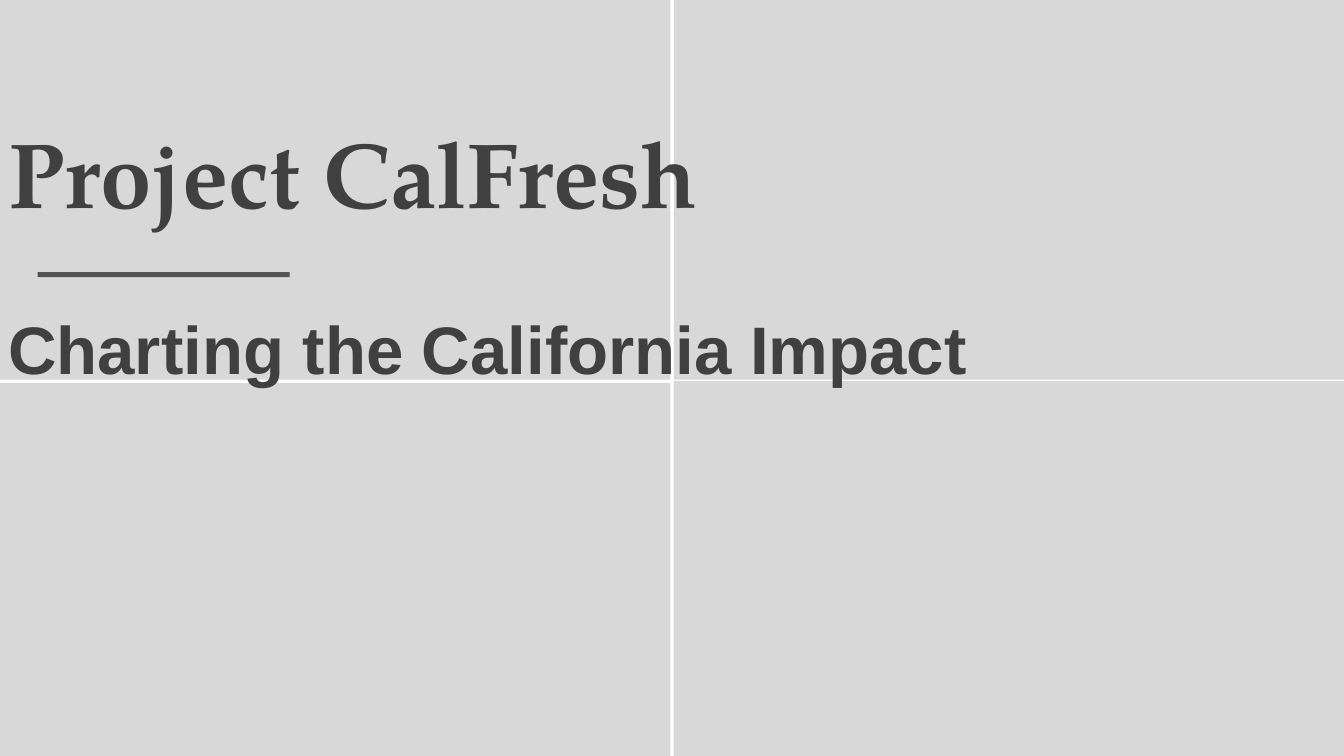
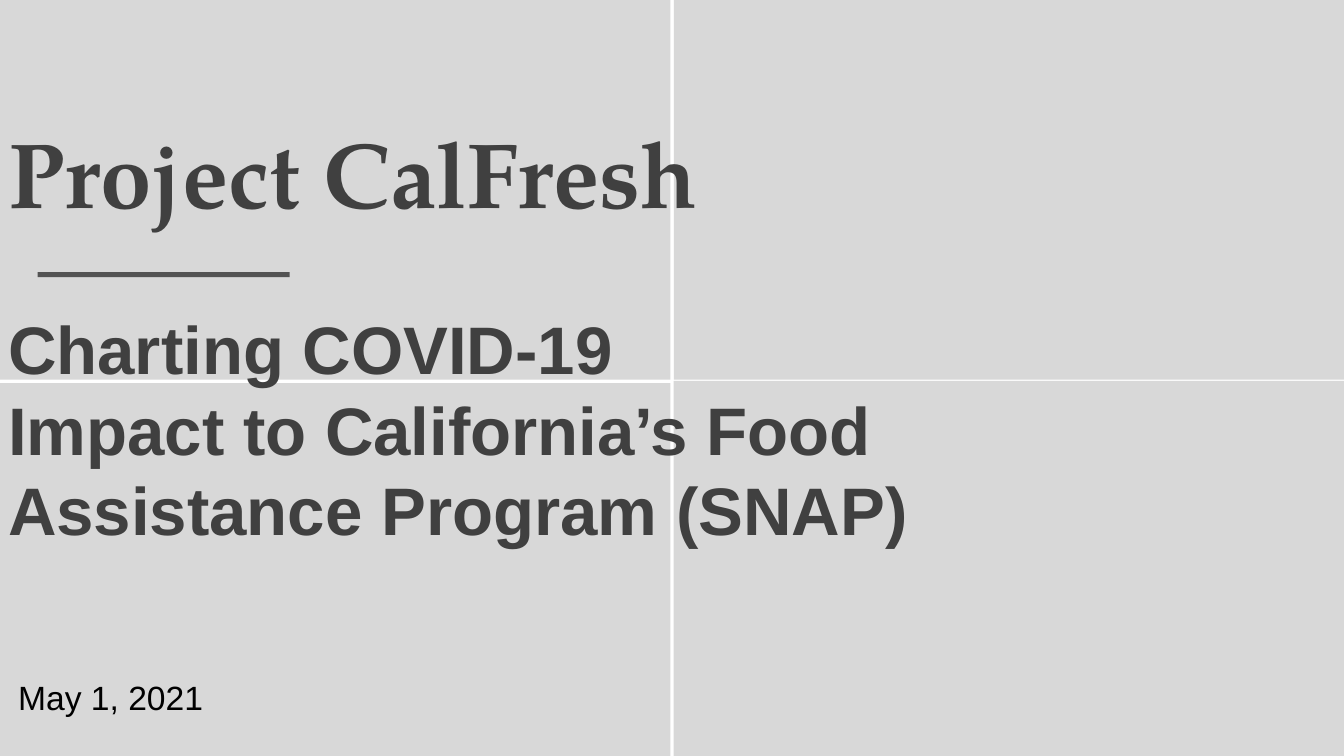
Before and after one commit to speedracer05/Covid_CalFresh, a slide deck: slide 1 of Presentation/Covid_CalFresh_v.01.pptx. Drawn at 1344x756 pixels with LibreOffice and Linux fonts; fonts in the diff are those of the drawing; background and template pictures are left out. Boxes give left, top, right and bottom in pixels: in the first picture for what was removed or moved away, otherwise in the second. Text is boxed around its words. In the diff, an @@ line names an element or a change of style, - is before the commit and + after.

```diff
--- a/Presentation/Covid_CalFresh_v.01.pptx
+++ b/Presentation/Covid_CalFresh_v.01.pptx
@@ text at [8, 325, 907, 548]: text changed @@
-Charting the California Impact
+Charting COVID-19
+Impact to California’s Food
+Assistance Program (SNAP)
@@ text added at [18, 686, 203, 717], 24 pt, text #000000 @@
+May 1, 2021
```
Also in this commit, not shown: 5 other slides changed, 3 slides added, 7 slides removed, 1 other file.
